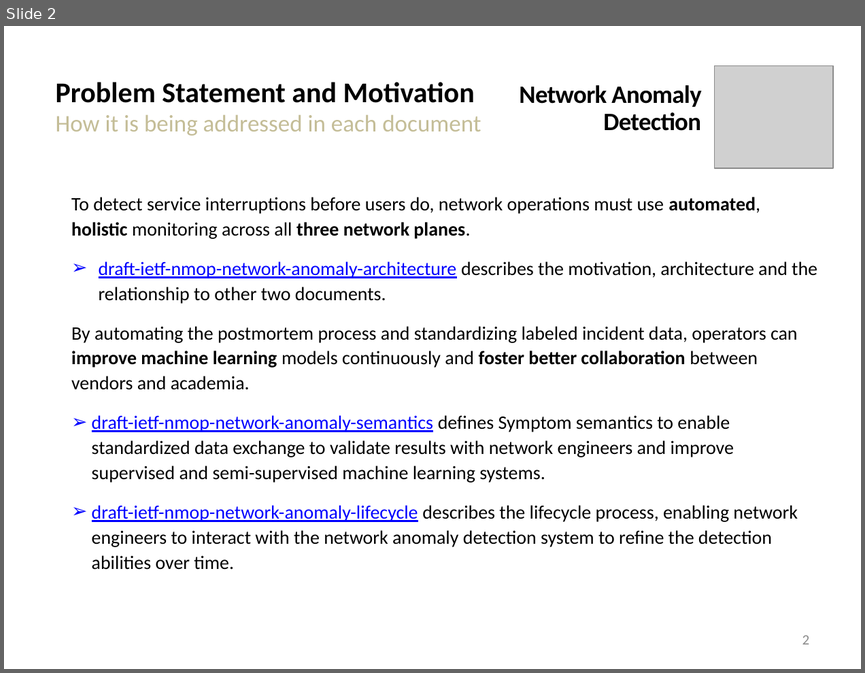
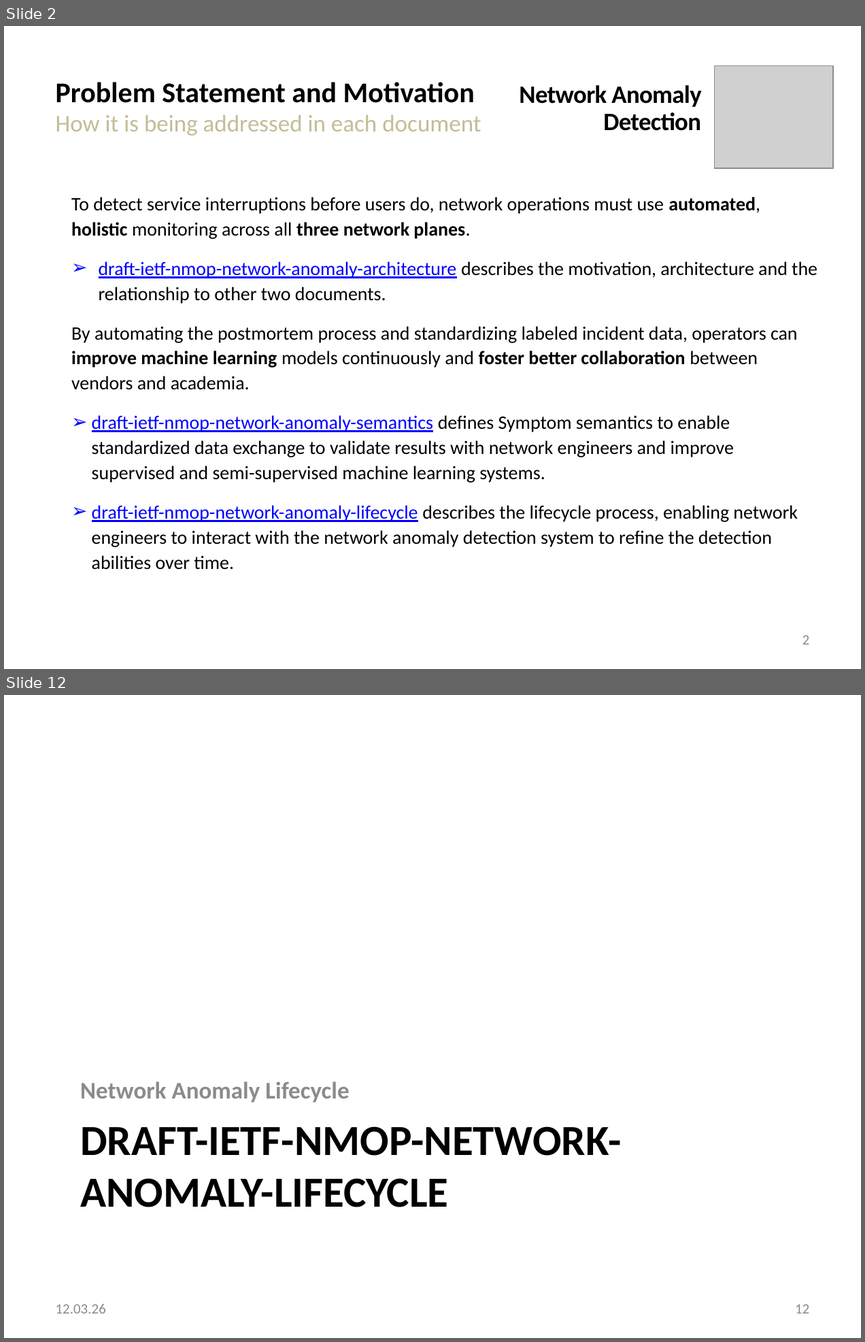
Before and after one commit to network-analytics/ietf-network-analytics-document-status, a slide deck: 125/NMOP/draft-ietf-nmop-network-anomaly-architecture-semantics-lifecycle.pptx. Shown one above the other, each under a label of ours: slide 2 before the commit, slides 2 and 12 after it; the slides between them are not shown. The pictures are 865x673 and 865x1342 pixels, drawn with LibreOffice and Linux fonts; fonts in the diff are those of the drawing; grey boxes stand for pictures. Boxes give left, top, right and bottom in pixels: in the first picture for what was removed or moved away, otherwise in the second. Text is boxed around its words. In the diff, an @@ line names an element or a change of style, - is before the commit and + after.

Commit message:
update NMOP anomaly detection slide decks

```diff
--- a/125/NMOP/draft-ietf-nmop-network-anomaly-architecture-semantics-lifecycle.pptx
+++ b/125/NMOP/draft-ietf-nmop-network-anomaly-architecture-semantics-lifecycle.pptx
@@ slide 12 added at (4, 695, 861, 1338), background #FFFFFF @@
@@ text added at (80, 1081, 349, 1102), 20 pt, text #8C8C8C, bold @@
+Network Anomaly Lifecycle
@@ title added at (80, 1126, 621, 1207), 36 pt, text #000000, bold @@
+DRAFT-IETF-NMOP-NETWORK-ANOMALY-LIFECYCLE
@@ text added at (56, 1304, 106, 1313), 12 pt, text #8C8C8C @@
+12.03.26
@@ page number added at (795, 1304, 809, 1313), 12 pt, text #8C8C8C @@
+12
```
Also in this commit, not shown: 11 slides changed, 2 other slides added, 2 other files.
